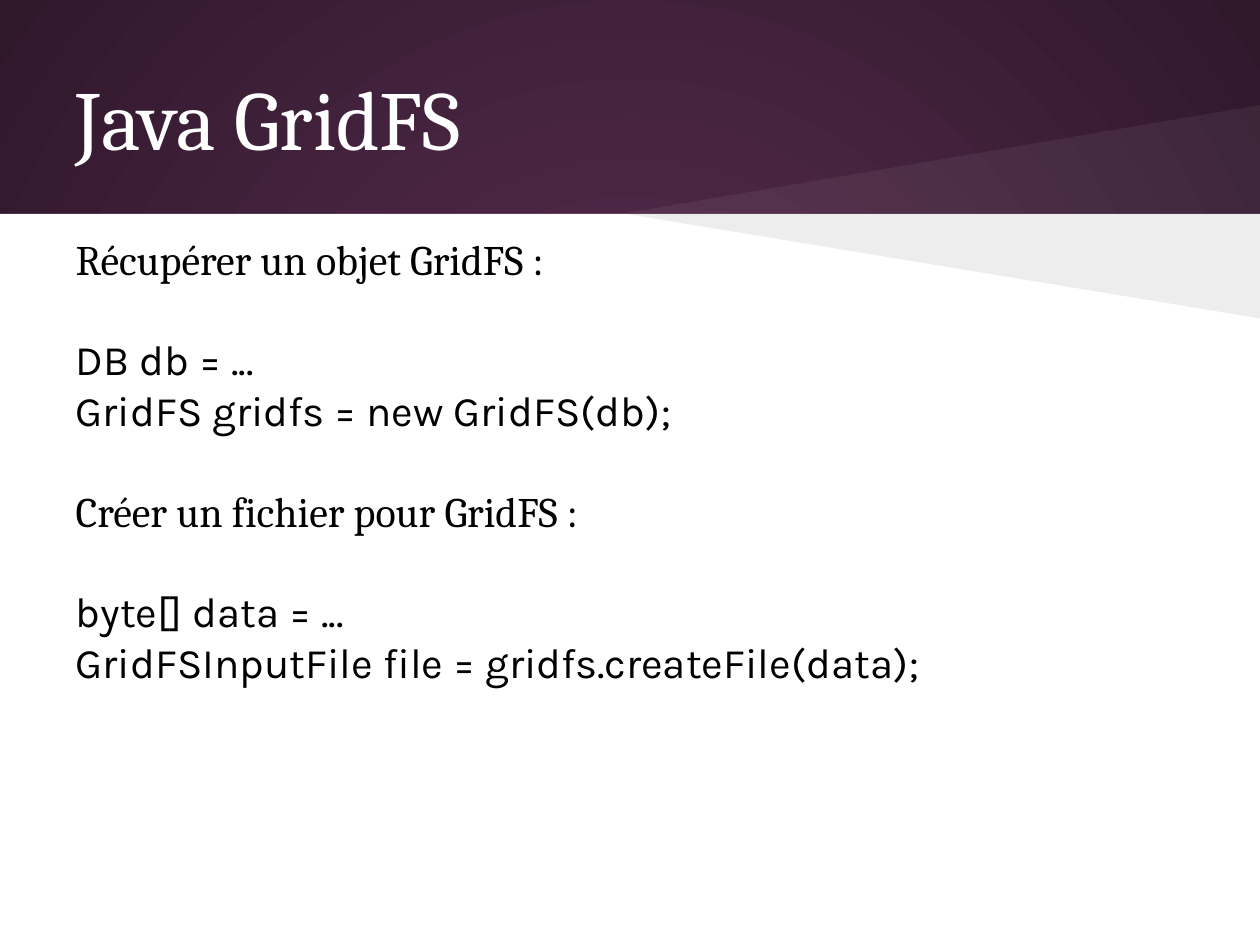
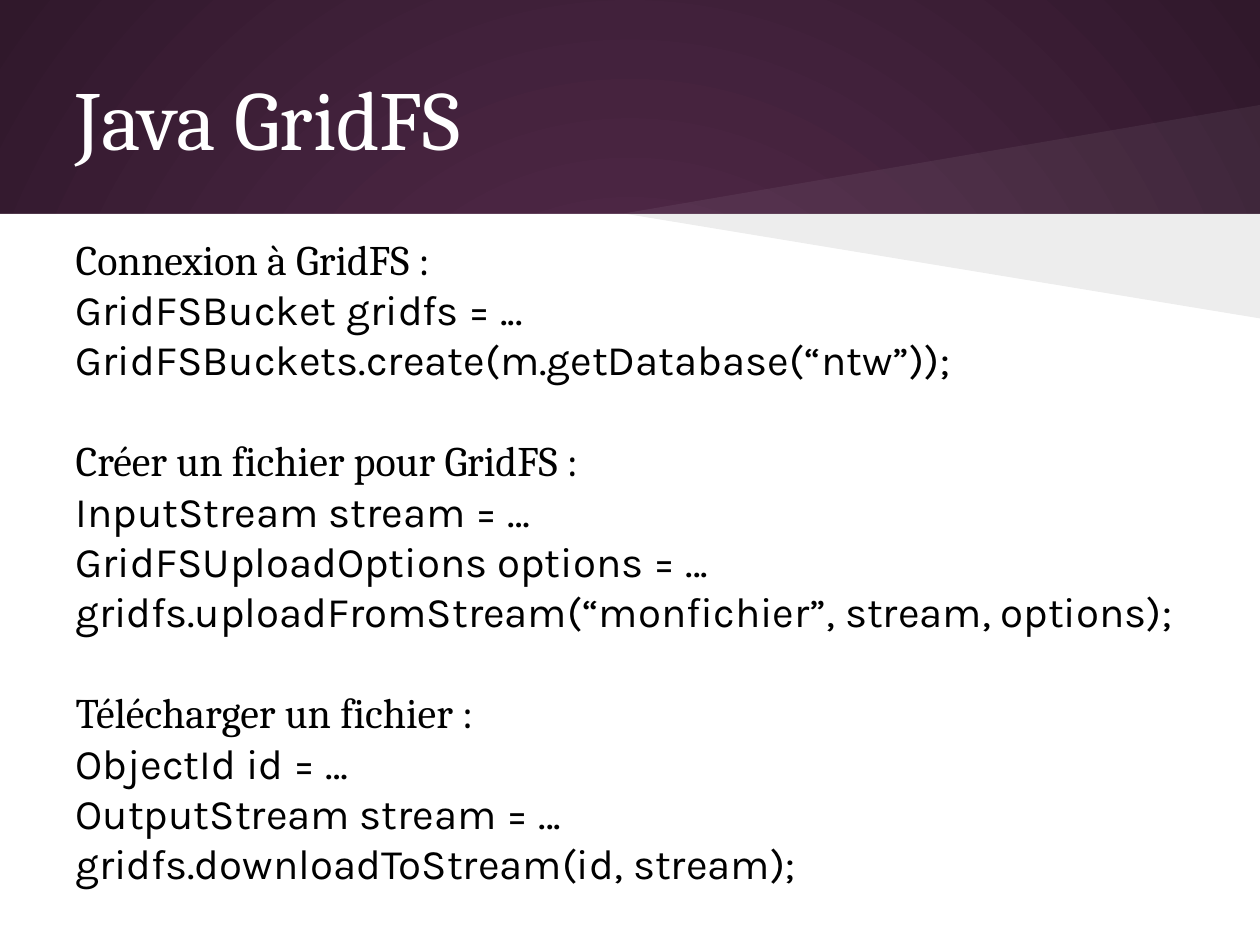
Before and after one commit to olivier-pitton/dant, a slide deck: slide 43 of mongodb/Cours_NoSQL.pptx (slide 49 before the commit). Drawn at 1260x945 pixels with LibreOffice and Linux fonts; fonts in the diff are those of the drawing. Boxes give left, top, right and bottom in pixels: in the first picture for what was removed or moved away, otherwise in the second. Text is boxed around its words. In the diff, an @@ line names an element or a change of style, - is before the commit and + after.

```diff
--- a/mongodb/Cours_NoSQL.pptx
+++ b/mongodb/Cours_NoSQL.pptx
@@ text at bbox=[76, 245, 950, 386]: text changed @@
-Récupérer un objet GridFS :
-DB db = ...
-GridFS gridfs = new GridFS(db);
+Connexion à GridFS :
+GridFSBucket gridfs = ... GridFSBuckets.create(m.getDatabase(“ntw”));
@@ text at bbox=[76, 500, 1173, 890]: text changed @@
-byte[] data = ...
-GridFSInputFile file = gridfs.createFile(data);
+InputStream stream = …
+GridFSUploadOptions options = ...
+gridfs.uploadFromStream(“monfichier”, stream, options);
+Télécharger un fichier :
+ObjectId id = …
+OutputStream stream = ...
+gridfs.downloadToStream(id, stream);
```
Also in this commit, not shown: 10 other slides changed, 5 slides added, 12 slides removed, 5 other files.
